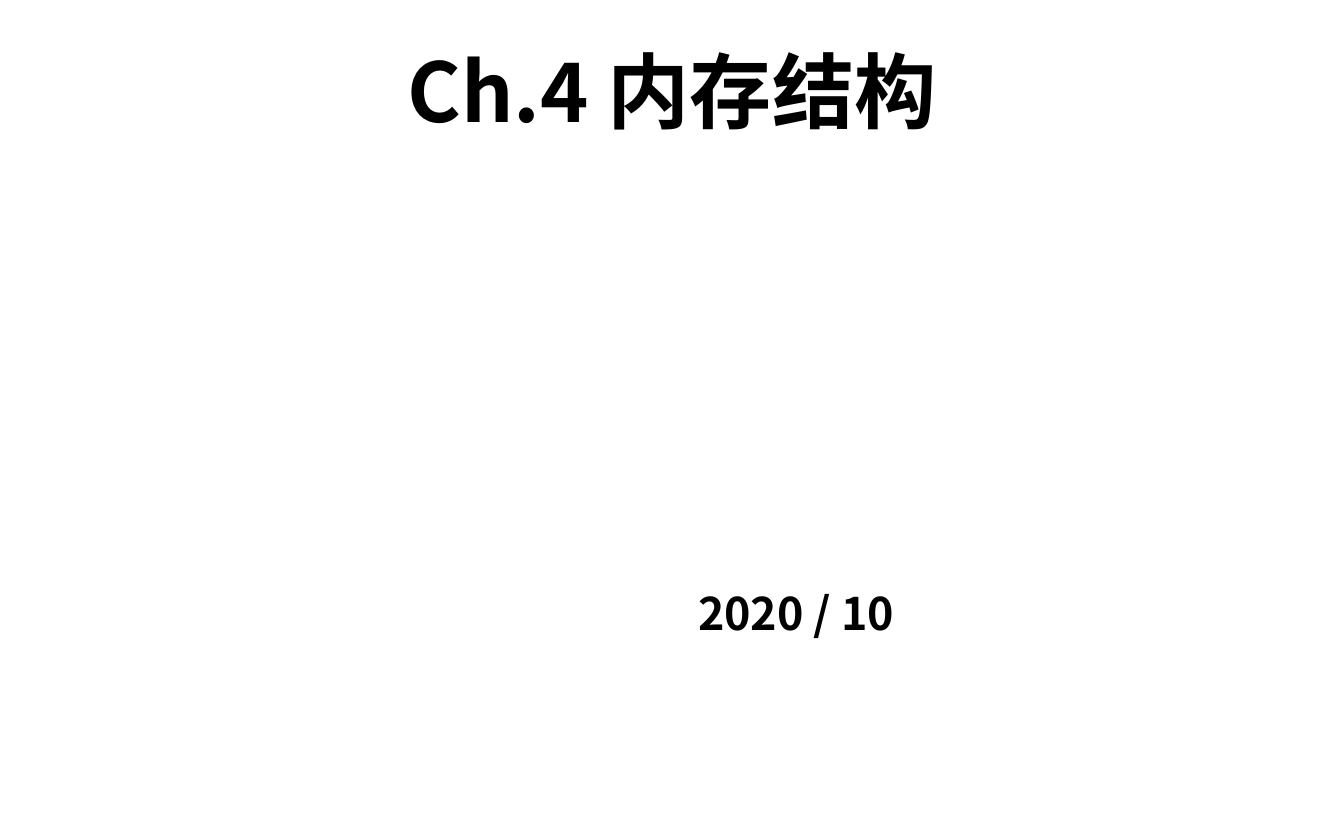
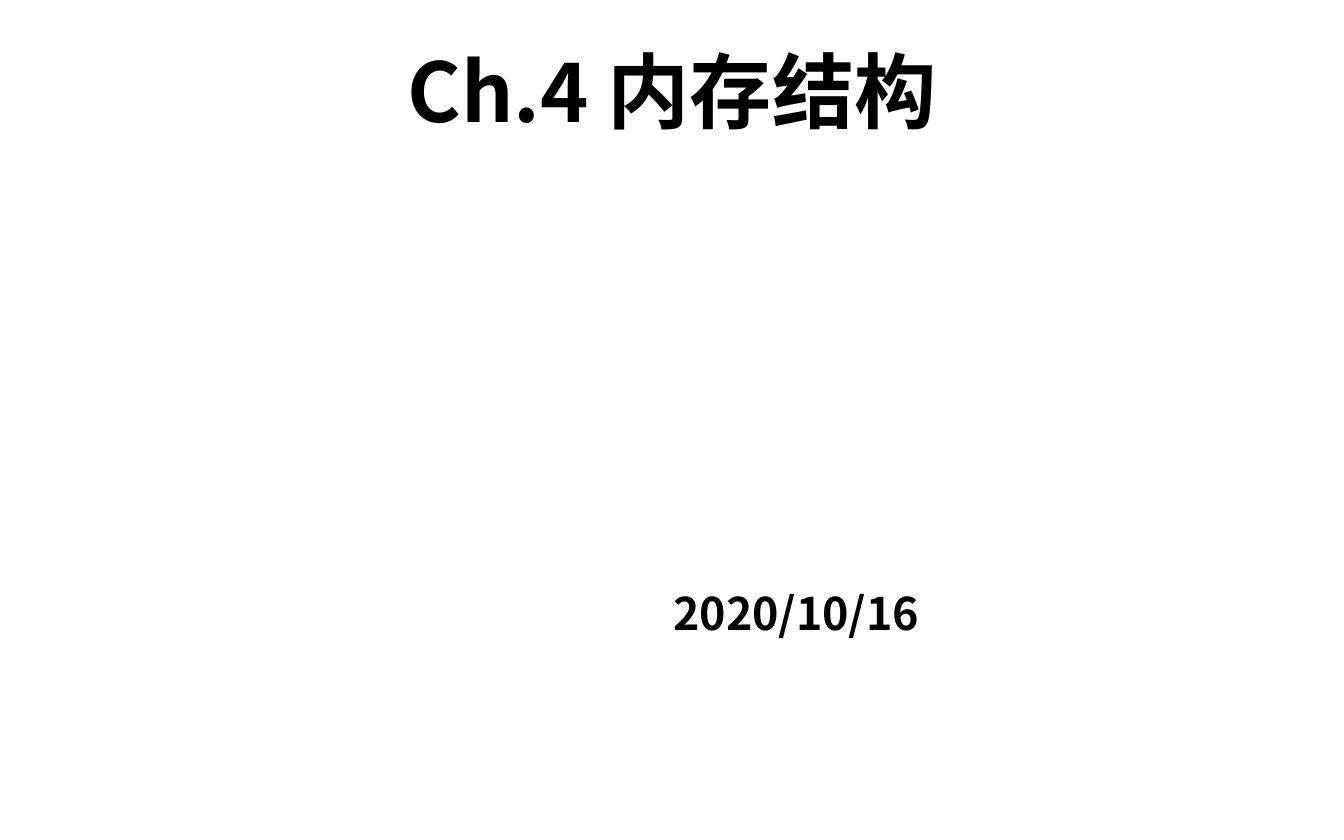
Before and after one commit to zuoshenghuang/curriculum, a slide deck: slide 1 of programming/2018/ch_4_memory.pptx. Drawn at 1344x840 pixels with LibreOffice and Linux fonts; fonts in the diff are those of the drawing; background and template pictures are left out. Boxes give left, top, right and bottom in pixels: in the first picture for what was removed or moved away, otherwise in the second. Text is boxed around its words. In the diff, an @@ line names an element or a change of style, - is before the commit and + after.

```diff
--- a/programming/2018/ch_4_memory.pptx
+++ b/programming/2018/ch_4_memory.pptx
@@ text at (x1=673, y1=594, x2=919, y2=638): text changed @@
-2020 / 10
+2020/10/16
```
Also in this commit, not shown: 1 other slide changed, 2 other files.
